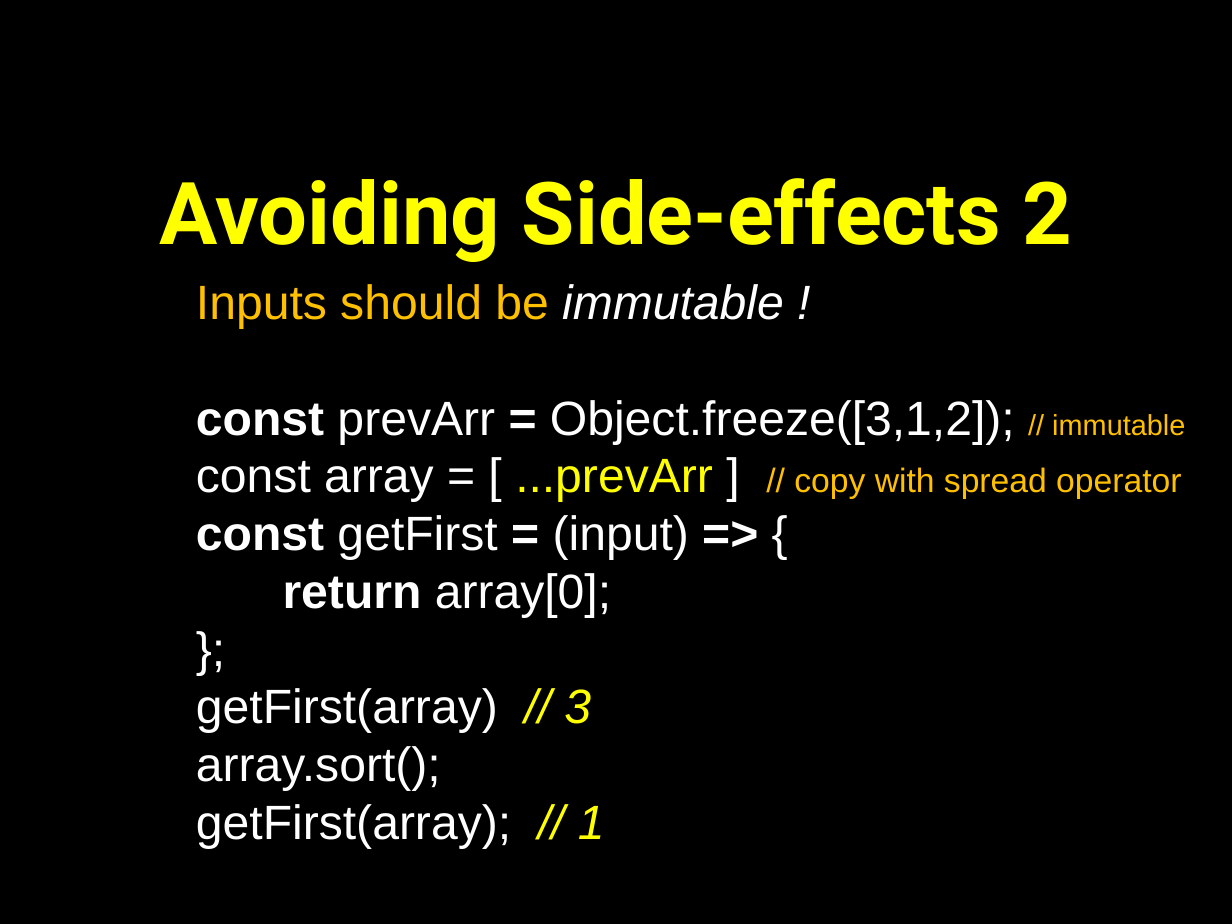
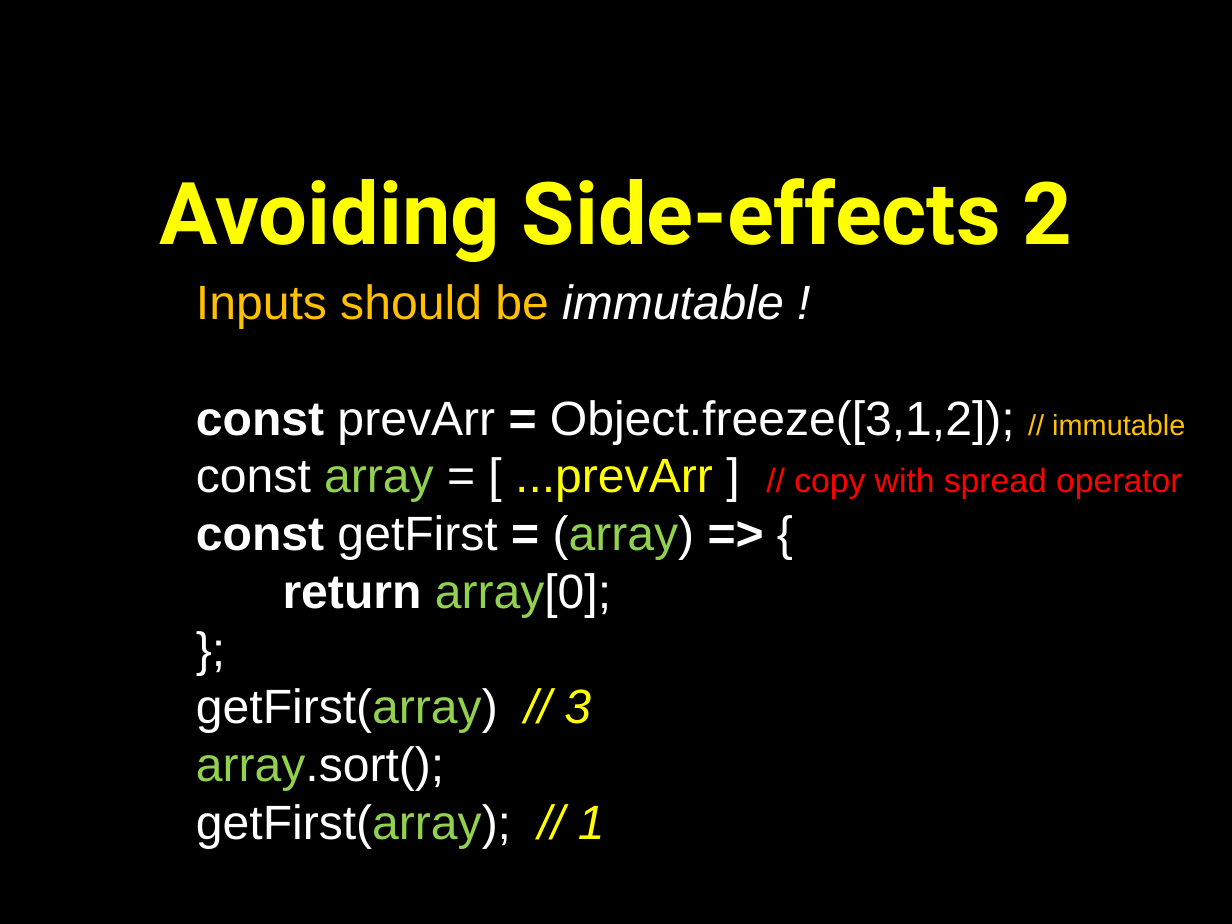
Before and after one commit to petereijgermans11/frontend-cursus, a slide deck: slide 9 of frontend-cursus/ 5 - Functional programmming.pptx. Drawn at 1232x924 pixels with LibreOffice and Linux fonts; fonts in the diff are those of the drawing. Boxes give left, top, right and bottom in pixels: in the first picture for what was removed or moved away, otherwise in the second. Text is boxed around its words. In the diff, an @@ line names an element or a change of style, - is before the commit and + after.

```diff
--- a/frontend-cursus/ 5 - Functional programmming.pptx
+++ b/frontend-cursus/ 5 - Functional programmming.pptx
@@ text at [196,459,1181,849]: text colour #FFFFFF to #92D050 in "array", "array[0];", "getFirst(array)", "array.sort();" and 1 more places; text colour #FFC000 to #FF0000 in "// copy with spread operator" @@
@@ text at [196,515,695,560]: text changed @@
-const getFirst = (input) => {
+const getFirst = (array) => {
```
Also in this commit, not shown: 3 other slides changed, 6 other files.
